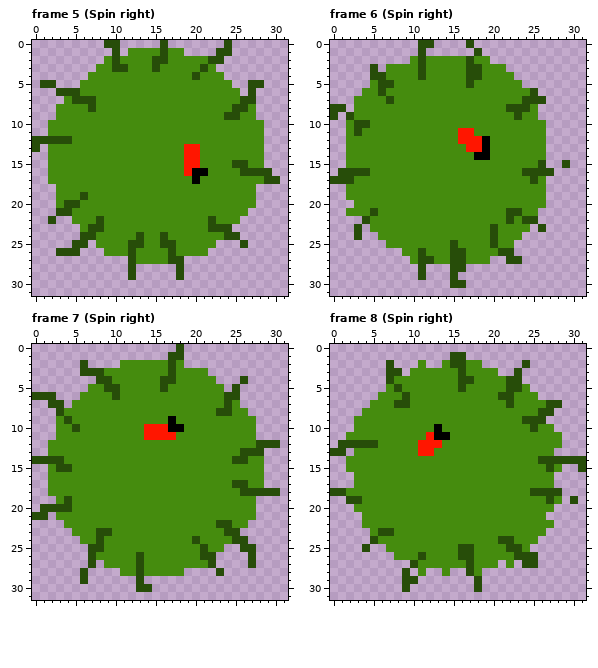
Edited in one commit: pixel-art file (assets/image/Spinning_Germ.aseprite). Above is the file before it was changed.
32x32 pixels, 17 frames. Shown: frame 5 (Spin right), frame 6 (Spin right), frame 7 (Spin right), frame 8 (Spin right). The commit also changed other frames, which this record leaves out.
Now the later version:
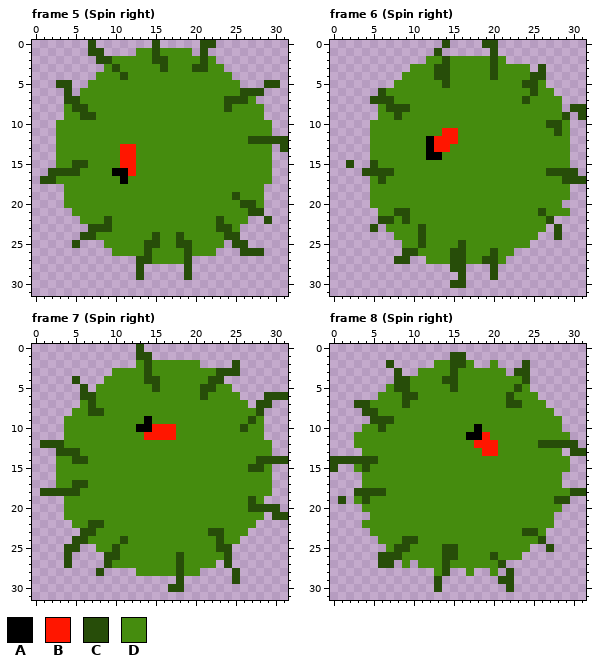
Palette (. is transparent): A #000000  B #ff1600  C #274d09  D #458c0e
Diff:
Changed rows in their new state; - is an unchanged pixel.
Frame 5 (Spin right), layer "Layer 1":
first column x 0:
 0 -------C-..----C.----CC-.-------
 1 -------CC-.-.--CD--D-C-..-------
 2 --------CCD----------CD.--------
 3 --------.--D---DC---C--D--------
 4 -------.---C--------D---D-------
 5 -..CC-.------------------D-..CC-
 6 ---.-.--------------------C-C---
 7 ----C-DD----------------CC-D----
 8 ---.-CCD----------------CDD-D---
 9 ---.--CC----------------DD--D---
10 --.--------------------------D--
11 --.--------------------------D--
12 ...DD----------------------CCCCC
13 .-.--------BB------DD--------D-C
14 --.--------BB------DD--------D--
15 --.--CC----BB------DD----DD--D--
16 --CCCC----AAB------DDD----DDDD--
17 -CC--------A--------D--------D.-
18 ---.------------------------D---
19 ---.--D------------------C--D---
20 ---.DD--------------------CCD---
21 ---..----------------------CC---
22 --.--.--DC------------DC--D--C--
23 ------.--C------------D--D------
24 -------------D-CD-C-------------
25 ------.-.---DDCCDDCC---D-C------
26 ---...---.--D-C--D-C--D---CCC---
27 ------------.CC--DDC------------
28 ------------.C----.C------------
29 ------------.C----.C------------
Frame 6 (Spin right), layer "Layer 1":
first column x 0:
 0 -----------..-C--.-CC-----------
 1 -----------.-C----.-C-----------
 2 ----------..--C--D--CD----------
 3 -----.-...-D-CC--DD-C-DDD-C-----
 4 -----....--D-CC--DD-C--DDCC-----
 5 -----...------C--D------CCD-----
 6 ----..--------------------DD----
 7 ---..CC------------------DDDD---
 8 ..-...-CCC------------DDD-DDD-CC
 9 .-....--C--------------D--DDDC-C
10 --...----------------------CCD--
11 --...---------BBDD---------DCD--
12 --...-------ABBBDDDD-------DDD--
13 --...-------ABB--DDD-------DDD--
14 --...-------AA----DD-------DDD--
15 --C..C--------------------DDDD--
16 -...-CCC----------------DDD-CCC-
17 .....-C------------------D-DDCCC
18 --...----------------------DDD--
19 --...----------------------DDD--
20 ---..----------------------DD---
21 --....--CC------------DD--CDDD--
22 ----..CC-C------------D-DDDC----
23 ---.-C.----C--------D----DD-C---
24 ---.--..---C--------D---DD--C---
25 -------..--C---DC---D--DD-------
26 ---------CCD--------CDD---------
27 --------CC..D------CCD..--------
28 -----------.--------C-----------
29 -----------.---.C---C-----------
Frame 7 (Spin right), layer "Layer 1":
first column x 0:
 0 -------------C----.-------------
 1 -------------CC--..-------------
 2 ------.----..-C--D-DD----C------
 3 ------....----C--D----DCCC------
 4 -----C--.D----CCDD----CC--.-----
 5 ------C.-DD----CD----CC-D.------
 6 ...---CC--D----------C--DD---CCC
 7 --..-.-C----------------D-D-CC--
 8 ---..--CC--------------DD--DC---
 9 ---.D---------A--D---------CD---
10 ---.-D-------AA--BD-------C-D---
11 ---.------------------------D---
12 -CCC------------------------DD.-
13 --.CCC--------------------DDDD--
14 ...D-CC------------------DD-CCCC
15 --.DD----------------------CCD--
16 --.--------------------------D--
17 --.--CC------------------DD--D--
18 -CCCCC--------------------DDDD.-
19 ---.D----------------------CD---
20 -...D----------------------CCCC-
21 ..-.------------------------D-CC
22 ----.--CC--------------DD--D----
23 -----.CCDD------------CCDDD-----
24 -----CC-D--C--------D--C-D.-----
25 ----CC-.D-C----------D-CC-..----
26 ----C--..CC--D----C--DDDC--.----
27 ----C--.-C---D----C---D-C--.----
28 ------.-C--..D----CDD--.-C------
29 ------.------.----C------C------
30 -------------..--CC-------------
Frame 8 (Spin right), layer "Layer 1":
first column x 0:
 2 -----------.-D----.-D-----------
 3 -------.--.----CD----D--C-------
 4 -------.CC----CCDD----DDC-------
 5 ---------C-----CD-----D---------
 6 ----------C----------D----------
 7 ---CC---D--------------C---..---
 8 ----CC--------------------DD----
 9 ---..CCC----------------DDDDD---
10 ---.--C------D----A------D--D---
11 --.---------DDD--AAB---------D--
12 -..DDD-----DDD----BBB-----CCCCC-
13 ..-.-------DD------BB-------D-CC
14 CCCCCC--------------------DDDD..
15 C-.-C----------------------D-D-.
16 ---.------------------------D---
17 ---.------------------------D---
18 ...CCCC------------------DDDDDCC
19 -C.DC----------------------DCC.-
20 ---.------------------------D---
21 ----.----------------------D----
23 ------DD----------------CC------
24 -----.---CC----------DD---C-----
25 ----.---CC----CCDD----DD---C----
26 ------CCC--D--CCDD--C--D..------
27 ------CC-D.---C--D---C.-..------
28 ---------.-.-DC--D.-D-C---------
29 ---------..--C----.--CC---------
30 ---------.---C----.---C---------
Pixel boxes of the changes (left, top, right, bottom) in both pictures:
changed: (32, 40, 288, 280)
changed: (330, 40, 586, 280)
changed: (32, 344, 288, 592)
changed: (330, 360, 586, 592)
